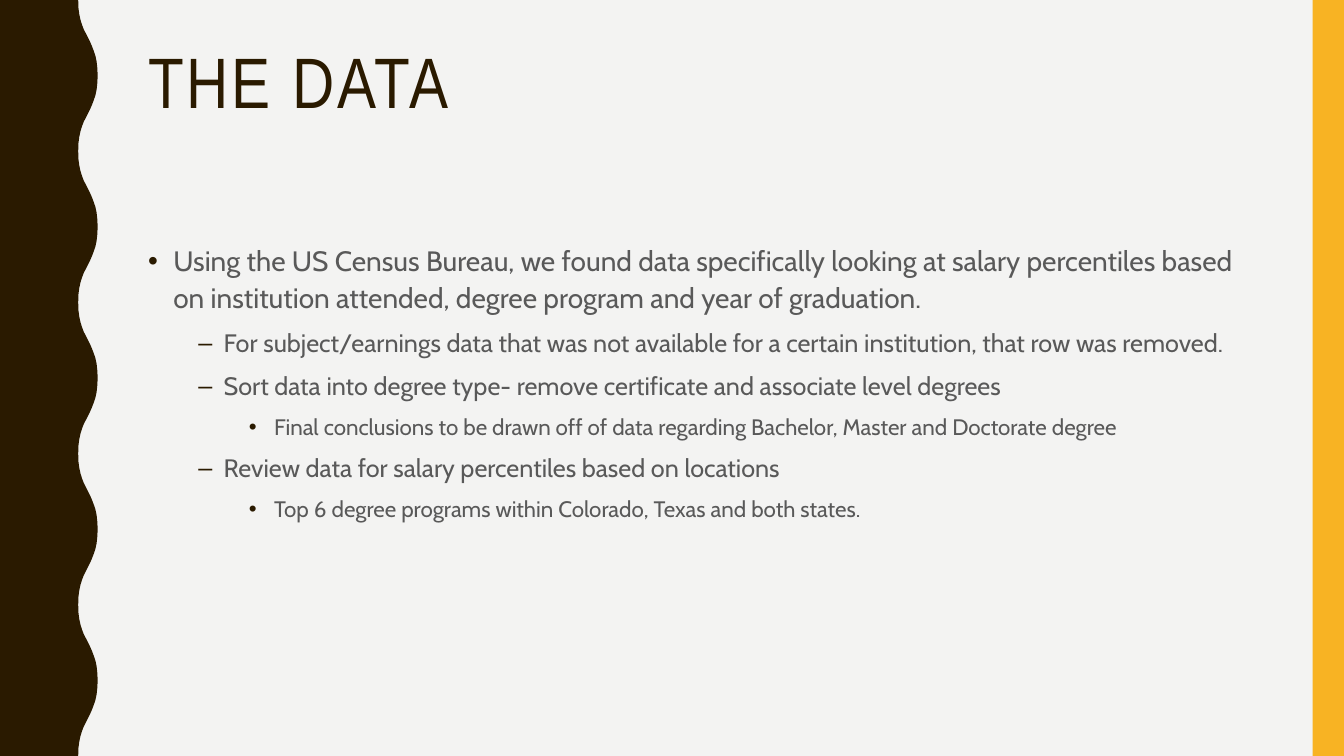
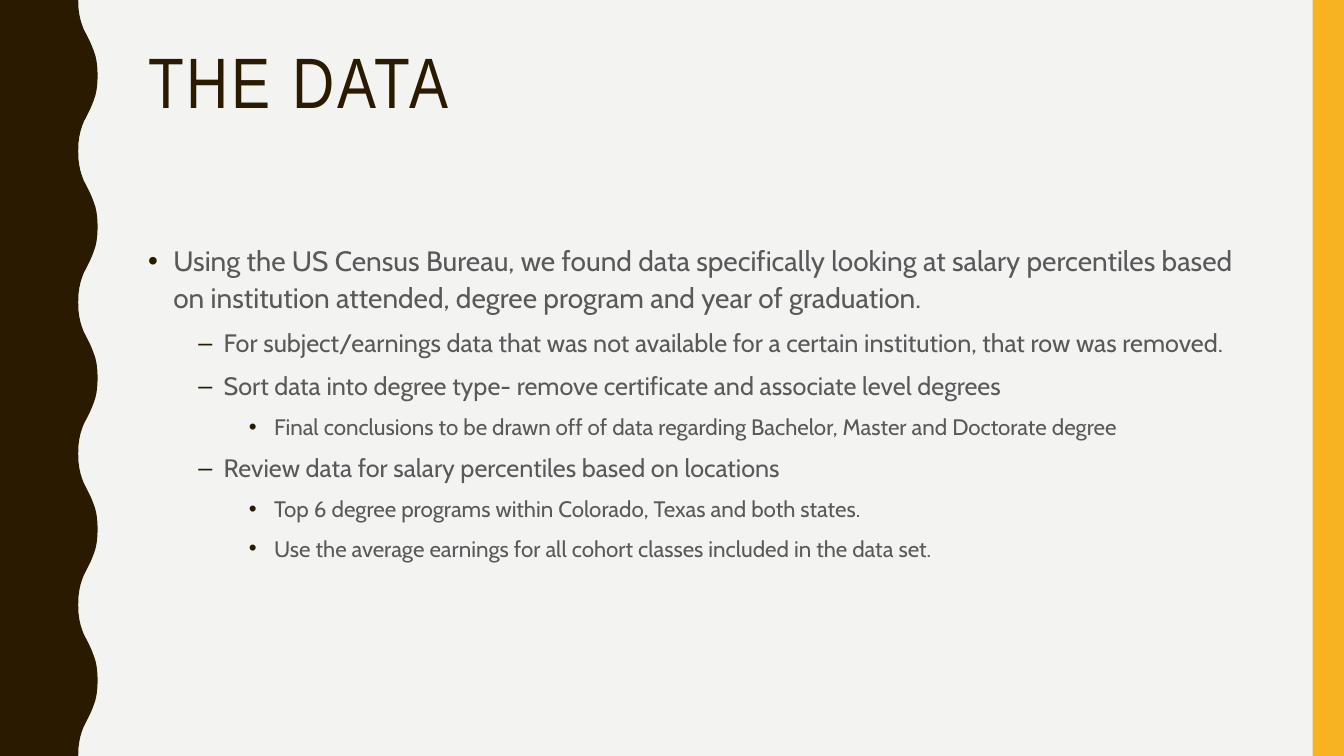
Before and after one commit to otrejo08/data_bootcamp_project1, a slide deck: slide 3 of data/Presentation1.pptx. Drawn at 1344x756 pixels with LibreOffice and Linux fonts; fonts in the diff are those of the drawing. Boxes give left, top, right and bottom in pixels: in the first picture for what was removed or moved away, otherwise in the second. Text is boxed around its words. In the diff, an @@ line names an element or a change of style, - is before the commit and + after.

```diff
--- a/data/Presentation1.pptx
+++ b/data/Presentation1.pptx
@@ text at (x1=274, y1=540, x2=932, y2=563): paragraph added @@
+    • Use the average earnings for all cohort classes included in the data set.
```
Also in this commit, not shown: 1 other slide changed, 3 slides added, 2 other files.
